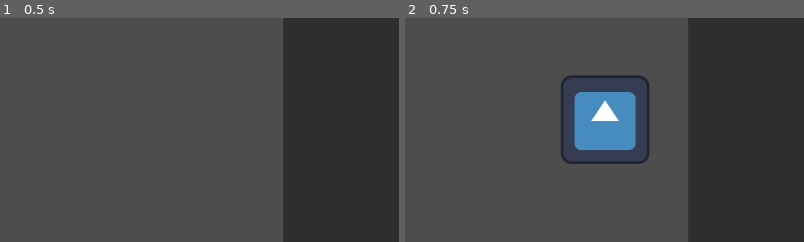
Above: before the commit, frames 1-2 (left to right).
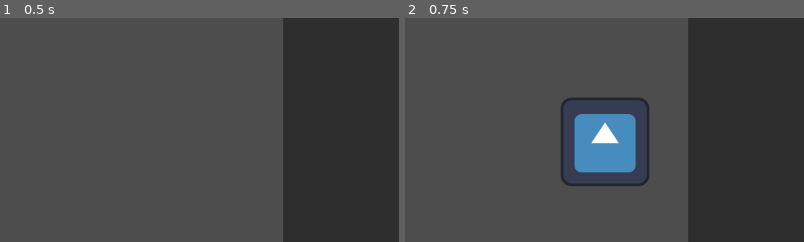
Above: after the commit, the same moments.

Repository: Vodka-Games/Scam-Tower-Defense
Game: Godot game, scene res://Main.tscn
Same seed, same stepped clock (60 frames per second), same inputs: the game is played once before the commit and once after it. The engine's default icon, where the game draws it, is replaced by a stand-in: a white triangle on a blue panel in a dark square.
Inputs (mouse positions are % of the whole screen's width and height, from its top left):
- Up to frame 1 (0.5 s): no input
- Up to frame 2 (0.75 s): tap Enter at 0.5 s; move the mouse to (72, 45) at 0.52 s; click (72, 45) at 0.67 s
The pictures show only the part of the screen within x 47-97%, y 27-77%; the shares and areas given below are measured in that part.

Frame 1 is identical in both runs. In frame 2, 4.7% of the frame differs, in the area x 39-62%, y 25-75%.

Commit message:
add image transparent
add img folder and add three images

Diff:
--- a/Tower.gd
+++ b/Tower.gd
@@ -1,6 +1,6 @@
 extends Sprite2D
 
-var tile_size = 128
+var tile_size = 96
 
 var is_floating = false
 var is_install = false
@@ -9,6 +9,7 @@
 	pass
 
 func _ready():
+
 	is_floating = true
 
 func install():
--- a/project.godot
+++ b/project.godot
@@ -14,3 +14,7 @@
 run/main_scene="res://Main.tscn"
 config/features=PackedStringArray("4.1", "Forward Plus")
 config/icon="res://icon.svg"
+
+[dotnet]
+
+project/assembly_name="Scam-Tower_Defense"
Not shown: 1 places in Main.tscn that only renumber resources
Binary file added: image/plate_big.png
Not shown, added: image/plate_big.png.import
Binary file added: image/plate_fat.png
Not shown, added: image/plate_fat.png.import
Binary file added: image/plate_hallow.png
Not shown, added: image/plate_hallow.png.import
